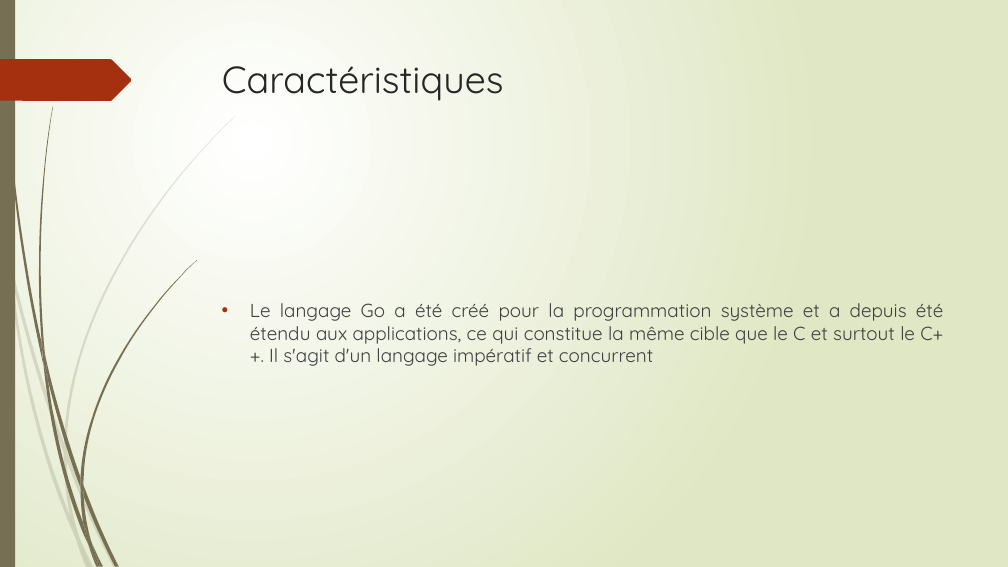
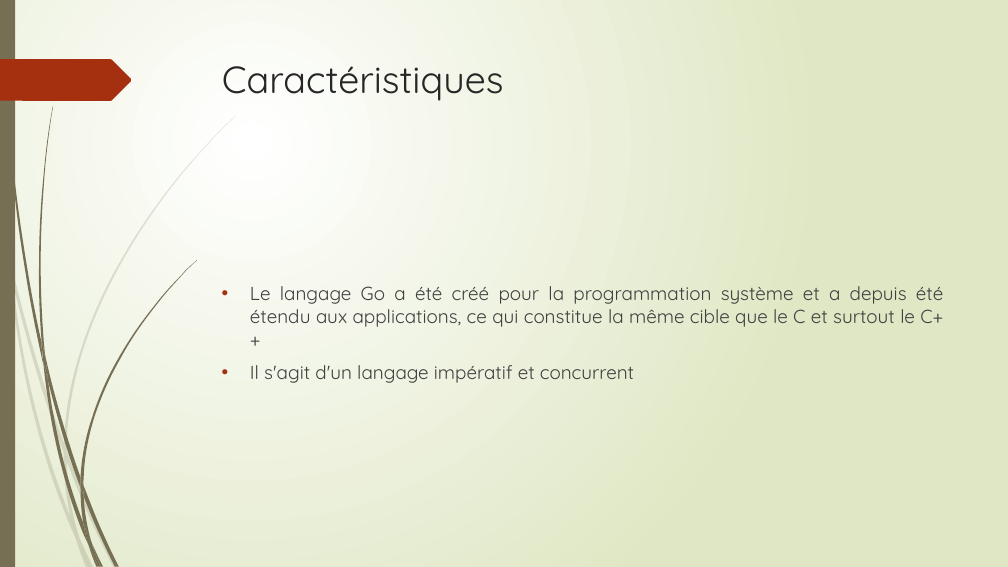
Before and after one commit to thierrydecker/learning-go, a slide deck: slide 9 of documentations/learning-go.pptx. Drawn at 1008x567 pixels with LibreOffice and Linux fonts; fonts in the diff are those of the drawing. Boxes give left, top, right and bottom in pixels: in the first picture for what was removed or moved away, otherwise in the second. Text is boxed around its words. In the diff, an @@ line names an element or a change of style, - is before the commit and + after.

```diff
--- a/documentations/learning-go.pptx
+++ b/documentations/learning-go.pptx
@@ text at box(250, 286, 943, 383): text changed @@
-• Le langage Go a été créé pour la programmation système et a depuis été étendu aux applications, ce qui constitue la même cible que le C et surtout le C++. Il s'agit d'un langage impératif et concurrent
+• Le langage Go a été créé pour la programmation système et a depuis été étendu aux applications, ce qui constitue la même cible que le C et surtout le C++
+• Il s'agit d'un langage impératif et concurrent
```
Also in this commit, not shown: 1 other slide changed, 6 slides added, 1 slide removed, 1 other file.
